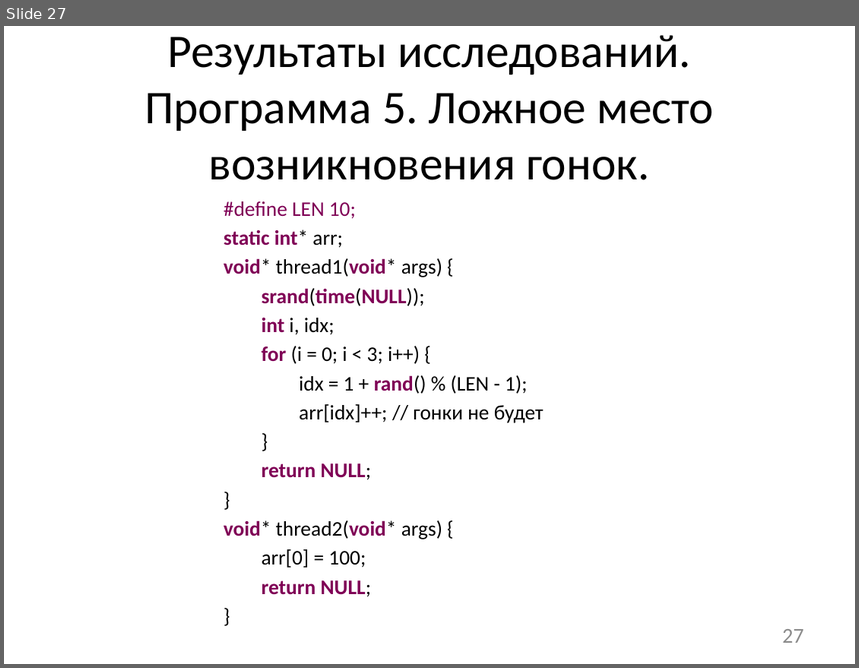
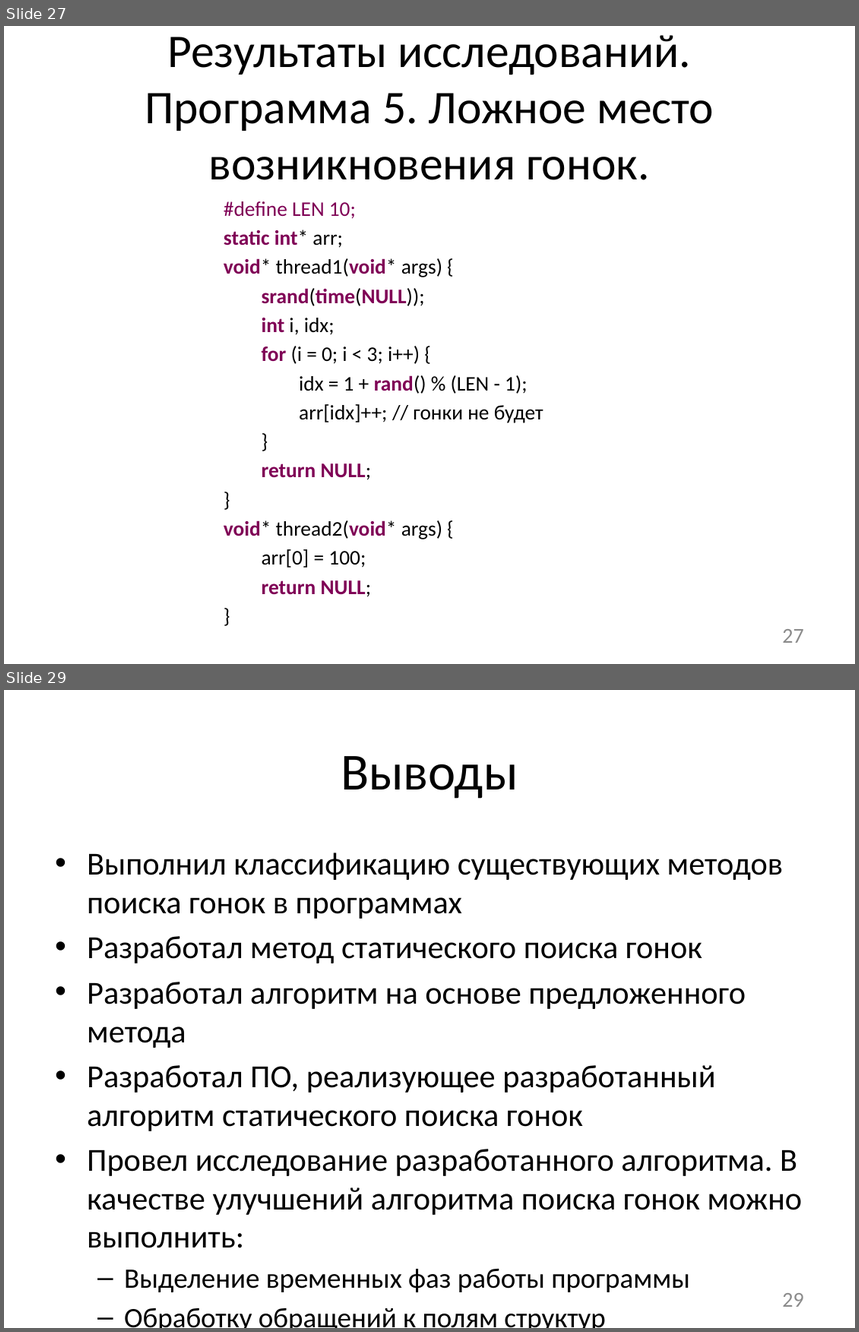
Before and after one commit to afrolovskiy/diplom, a slide deck: presentations/diplom/static race detection.pptx. Shown one above the other, each under a label of ours: slide 27 before the commit, slides 27 and 29 after it; the slides between them are not shown. The pictures are 859x668 and 859x1332 pixels, drawn with LibreOffice and Linux fonts; fonts in the diff are those of the drawing. Boxes give left, top, right and bottom in pixels: in the first picture for what was removed or moved away, otherwise in the second. Text is boxed around its words. In the diff, an @@ line names an element or a change of style, - is before the commit and + after.

Commit message:
updated

```diff
--- a/presentations/diplom/static race detection.pptx
+++ b/presentations/diplom/static race detection.pptx
@@ slide 29 added at (x1=4, y1=690, x2=855, y2=1328), background #FFFFFF @@
@@ title added at (x1=341, y1=756, x2=519, y2=799), 44 pt, text #000000 @@
+Выводы
@@ text added at (x1=87, y1=853, x2=803, y2=1328), 27.2 pt, text #000000 @@
+• Выполнил классификацию существующих методов поиска гонок в программах
+• Разработал метод статического поиска гонок
+• Разработал алгоритм на основе предложенного метода
+• Разработал ПО, реализующее разработанный алгоритм статического поиска гонок
+• Провел исследование разработанного алгоритма. В качестве улучшений алгоритма поиска гонок можно выполнить:
+  – Выделение временных фаз работы программы
+  – Обработку обращений к полям структур
@@ page number added at (x1=782, y1=1293, x2=804, y2=1307), 18 pt, text #8C8C8C @@
+29
```
